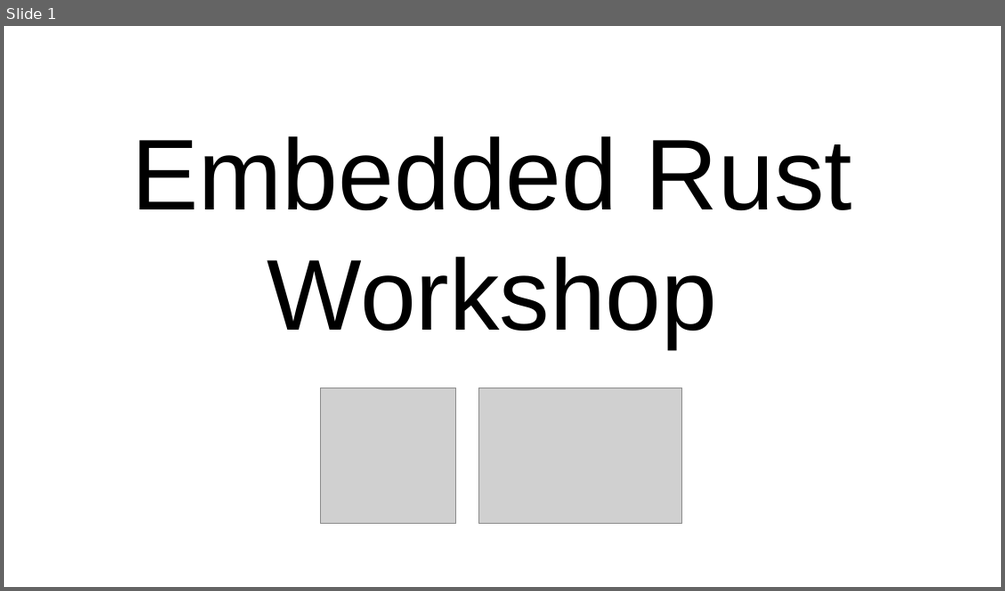
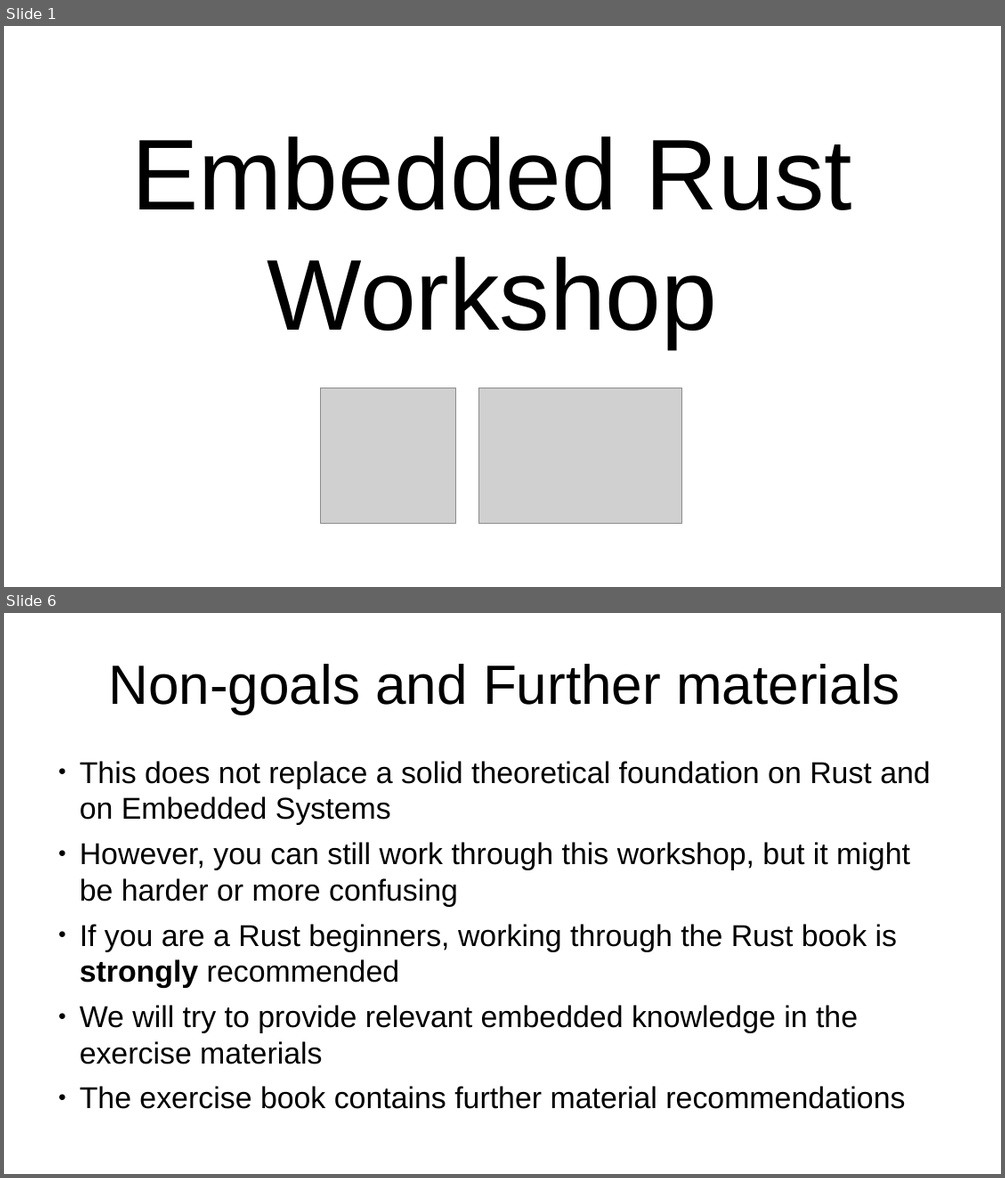
Before and after one commit to us-irs/embedded-rust-workshop, a slide deck: slides/embedded-rust-workshop.odp. Shown one above the other, each under a label of ours: slide 1 before the commit, slides 1 and 6 after it; the slides between them are not shown. The pictures are 1005x591 and 1005x1178 pixels, drawn with LibreOffice and Linux fonts; fonts in the diff are those of the drawing; grey boxes stand for pictures. Boxes give left, top, right and bottom in pixels: in the first picture for what was removed or moved away, otherwise in the second. Text is boxed around its words. In the diff, an @@ line names an element or a change of style, - is before the commit and + after.

```diff
--- a/slides/embedded-rust-workshop.odp
+++ b/slides/embedded-rust-workshop.odp
@@ slide 6 added at (x1=4, y1=613, x2=1001, y2=1174), background #FFFFFF @@
@@ title added at (x1=108, y1=664, x2=900, y2=714), 44 pt, text #000000 @@
+Non-goals and Further materials
@@ text added at (x1=80, y1=761, x2=930, y2=1109), 24 pt, text #000000 @@
+● This does not replace a solid theoretical foundation on Rust and on Embedded Systems
+● However, you can still work through this workshop, but it might be harder or more confusing
+● If you are a Rust beginners, working through the Rust book is strongly recommended
+● We will try to provide relevant embedded knowledge in the exercise materials
+● The exercise book contains further material recommendations
```
Also in this commit, not shown: 3 slides changed, 2 other slides added.
